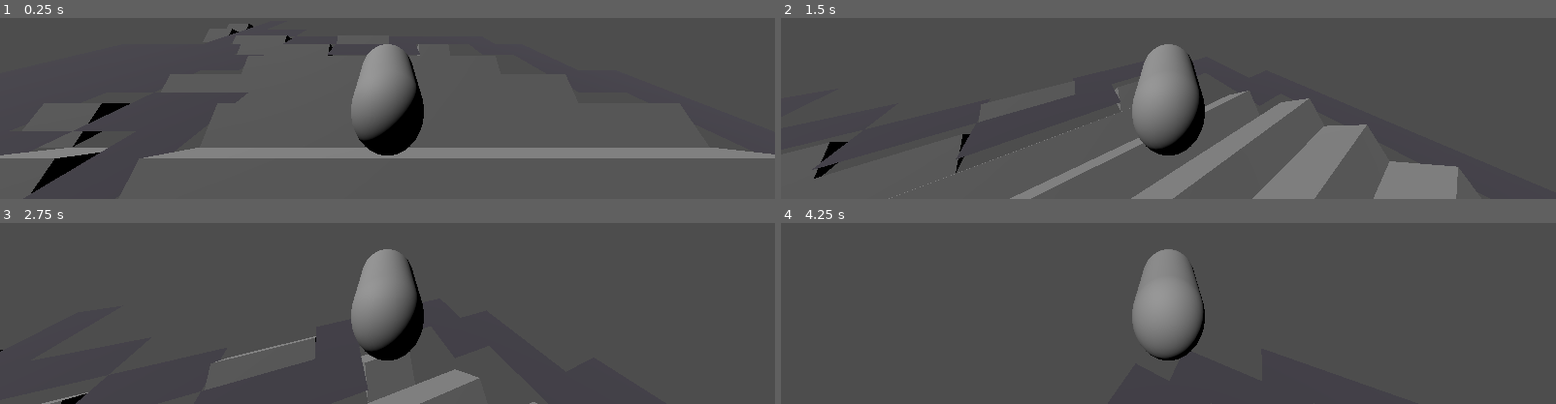
Above: before the commit, frames 1-4 (two rows, left to right).
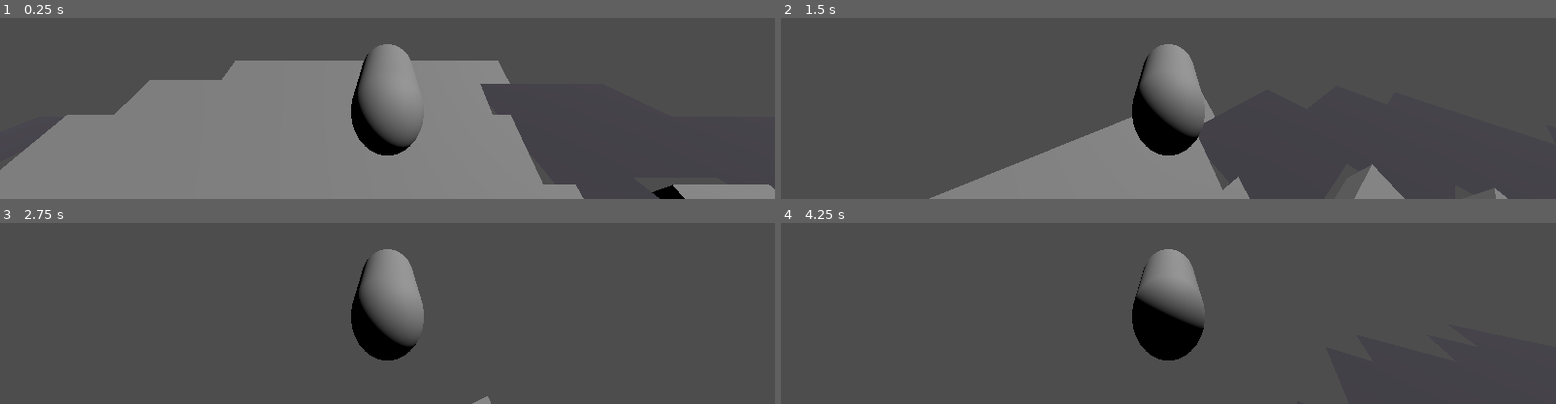
Above: after the commit, the same moments.

Repository: Carth501/survivors-of-reef-and-tide
Game: Godot game, scene res://scenes/world.tscn
Two runs of this game, one before a commit and one after it. Both use one fixed random seed, a clock stepped at 60 frames per second and the inputs below.
Inputs (mouse positions are in pixels of both pictures, inside the frame that each line leads up to):
- Up to frame 1 (0.25 s): no input
- Up to frame 2 (1.5 s): tap Enter at 0.5 s; move the mouse to (outside the picture) at 0.52 s; hold Shift (ascend) 0.53-1.28 s; hold W (forward) from 0.53 s (still down); move the mouse to (outside the picture) at 1.27 s; tap Shift (ascend) at 1.35 s
- Up to frame 3 (2.75 s): keep holding W (forward); move the mouse to (outside the picture) at 2.02 s; hold Shift (ascend) from 2.03 s (still down)
- Up to frame 4 (4.25 s): keep holding W (forward); move the mouse to (outside the picture) at 2.77 s; release Shift (ascend) at 2.78 s; tap Shift (ascend) at 2.85 s; move the mouse to (outside the picture) at 3.52 s; hold Shift (ascend) from 3.53 s (still down); tap Ctrl (descend) at 4.15 s

The runs differ from the first frame. In frame 1, 43% of the frame differs, in the area x 0-100%, y 3-100%; in frame 2, 17%; in frame 3, 4.6%; in frame 4, 3.4%.

Commit message:
Fix transform inversion, normalize control management

Diff:
--- a/scenes/player.tscn
+++ b/scenes/player.tscn
@@ -18,7 +18,6 @@
 mesh = SubResource("CapsuleMesh_20vo2")
 
 [node name="Node3D" type="Node3D" parent="." unique_id=84069350]
-transform = Transform3D(-1, 0, -8.742278e-08, 0, 1, 0, 8.742278e-08, 0, -1, 0, 0, 0)
 
 [node name="Camera3D" type="Camera3D" parent="Node3D" unique_id=1381707153]
 transform = Transform3D(1, 0, 0, 0, 1, 0, 0, 0, 1, 0, 1.7458771, 3.0533202)
--- a/scripts/player.gd
+++ b/scripts/player.gd
@@ -16,12 +16,12 @@
 	if Input.is_action_pressed("right"):
 		velocity += Vector3.RIGHT
 	if Input.is_action_pressed("ascend"):
+		velocity += Vector3.UP
+	if Input.is_action_pressed("descend"):
 		velocity += Vector3.DOWN
-	if Input.is_action_pressed("descend"):
-		velocity += Vector3.UP
 	velocity = velocity.normalized() * 50.0
 	# rotate the velocity vector to be relative to the player's current orientation
-	velocity = transform.basis * -velocity
+	velocity = transform.basis * velocity
 	apply_central_force(velocity)
 	velocity = Vector3.ZERO
 	# always try to stay upright. Apply a torque to counteract any rotation around the X and Z axes
